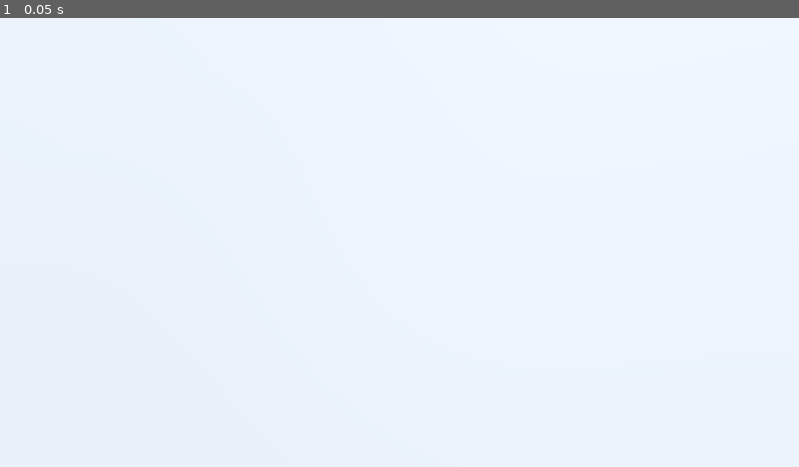
Above: before the commit, frame 1.
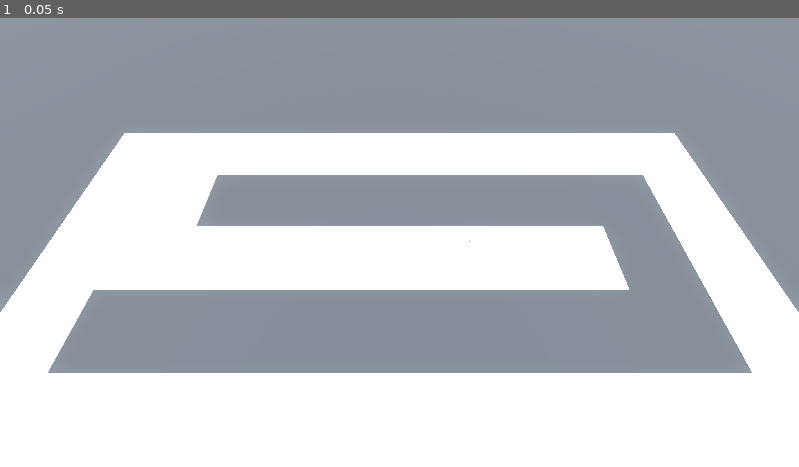
Above: after the commit, the same moment.

Repository: vibrunazo/godot-barbarian
Game: Godot game, scene res://levels/base_level.tscn
Two runs of this game, one before a commit and one after it. Both use one fixed random seed, a clock stepped at 60 frames per second and the inputs below. The project has no main scene, so this scene is started directly.
Inputs:
- Up to frame 1 (0.05 s): no input

The runs differ from the first frame. In frame 1, 55% of the frame differs, in the area x 0-100%, y 0-80%.

Commit message:
35. Using the Gridmap

Diff:
--- a/levels/base_level.tscn
+++ b/levels/base_level.tscn
@@ -15,6 +15,9 @@
 tonemap_mode = 2
 glow_enabled = true
 
+[sub_resource type="StandardMaterial3D" id="StandardMaterial3D_3kg6o"]
+albedo_color = Color(0.266667, 0.266667, 0.266667, 1)
+
 [node name="BaseLevel" type="Node3D"]
 
 [node name="WorldEnvironment" type="WorldEnvironment" parent="."]
@@ -27,9 +30,15 @@
 [node name="CSGBox3D" type="CSGBox3D" parent="."]
 transform = Transform3D(1, 0, 0, 0, 1, 0, 0, 0, 1, 0, -1, 0)
 size = Vector3(100, 2, 100)
+material = SubResource("StandardMaterial3D_3kg6o")
 
 [node name="Camera3D" type="Camera3D" parent="."]
-transform = Transform3D(1, 0, 0, 0, 0.422618, 0.906308, 0, -0.906308, 0.422618, 0, 12.495, 0.5)
+transform = Transform3D(1, 0, 0, 0, 0.5, 0.866025, 0, -0.866025, 0.5, 0, 14.5, 9.5)
 
 [node name="GridMap" type="GridMap" parent="."]
 mesh_library = ExtResource("1_mb34m")
+cell_size = Vector3(4, 4, 4)
+cell_center_y = false
+data = {
+"cells": PackedInt32Array(65531, 65534, 0, 65531, 65535, 0, 65531, 0, 0, 65531, 1, 0, 65531, 2, 0, 65532, 65534, 0, 65532, 2, 0, 65533, 65534, 0, 65533, 2, 0, 65534, 65534, 0, 65534, 2, 0, 65535, 65534, 0, 65535, 2, 0, 0, 65534, 0, 0, 2, 0, 1, 65534, 0, 1, 2, 0, 2, 65534, 0, 2, 2, 0, 3, 65534, 0, 3, 2, 0, 4, 65534, 0, 4, 65535, 0, 4, 0, 0, 4, 1, 0, 4, 2, 0, 65532, 0, 0, 65533, 0, 0, 65534, 0, 0, 65535, 0, 0, 0, 0, 0, 1, 0, 0, 2, 0, 0, 65532, 65535, 0)
+}
Not shown: 1 places in levels/base_level.tscn that only renumber resources
